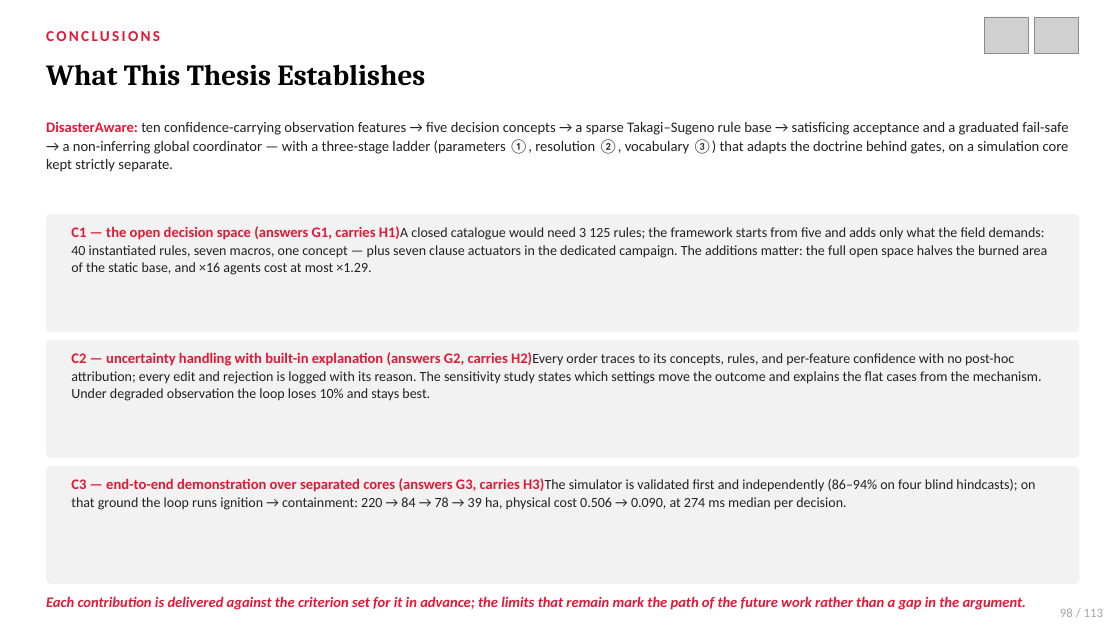
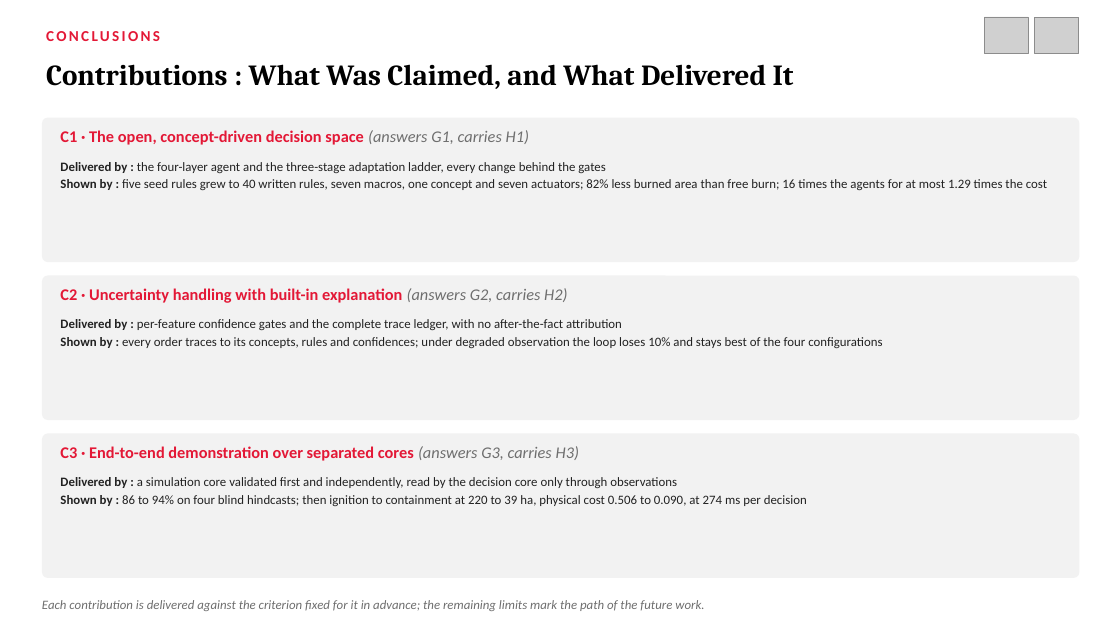
Before and after one commit to northwind13/Enhanced_DSS, a slide deck: slide 86 of 01_Thesis/DisasterAware_Presentation.pptx (slide 98 before the commit). Drawn at 1120x630 pixels with LibreOffice and Linux fonts; fonts in the diff are those of the drawing; grey boxes stand for pictures. Boxes give left, top, right and bottom in pixels: in the first picture for what was removed or moved away, otherwise in the second. Text is boxed around its words. In the diff, an @@ line names an element or a change of style, - is before the commit and + after.

```diff
--- a/01_Thesis/DisasterAware_Presentation.pptx
+++ b/01_Thesis/DisasterAware_Presentation.pptx
@@ text at <box>46,64,794,89</box>: text changed @@
-What This Thesis Establishes
+Contributions : What Was Claimed, and What Delivered It
@@ proportions changed in 3 elements at <box>42,434,1080,578</box>, <box>42,276,1080,420</box>, <box>42,118,1080,262</box> @@
@@ rounded rectangle: place and size @@
-rounded rectangle at <box>46,214,1080,332</box>
+rounded rectangle at <box>42,118,1080,262</box>
@@ text removed at <box>46,122,1069,172</box> @@
-DisasterAware: ten confidence-carrying observation features → five decision concepts → a sparse Takagi–Sugeno rule base → satisficing acceptance and a graduated fail-safe → a non-inferring global coordinator — with a three-stage ladder (parameters ①, resolution ②, vocabulary ③) that adapts the doctrine behind gates, on a simulation core kept strictly separate.
@@ text added at <box>60,130,529,145</box>, 14 pt, text #E31836, bold @@
+C1 · The open, concept-driven decision space (answers G1, carries H1)
@@ text added at <box>60,162,1047,190</box>, 11 pt, text #222222 @@
+Delivered by : the four-layer agent and the three-stage adaptation ladder, every change behind the gates
+Shown by : five seed rules grew to 40 written rules, seven macros, one concept and seven actuators; 82% less burned area than free burn; 16 times the agents for at most 1.29 times the cost
@@ text removed at <box>71,226,1047,275</box> @@
-C1 — the open decision space (answers G1, carries H1)A closed catalogue would need 3 125 rules; the framework starts from five and adds only what the field demands: 40 instantiated rules, seven macros, one concept — plus seven clause actuators in the dedicated campaign. The additions matter: the full open space halves the burned area of the static base, and ×16 agents cost at most ×1.29.
@@ rounded rectangle: place and size @@
-rounded rectangle at <box>46,340,1080,458</box>
+rounded rectangle at <box>42,276,1080,420</box>
@@ text added at <box>60,288,567,303</box>, 14 pt, text #E31836, bold @@
+C2 · Uncertainty handling with built-in explanation (answers G2, carries H2)
@@ text at <box>60,319,882,348</box>: text changed; size 12 to 11 pt @@
-C2 — uncertainty handling with built-in explanation (answers G2, carries H2)Every order traces to its concepts, rules, and per-feature confidence with no post-hoc attribution; every edit and rejection is logged with its reason. The sensitivity study states which settings move the outcome and explains the flat cases from the mechanism. Under degraded observation the loop loses 10% and stays best.
+Delivered by : per-feature confidence gates and the complete trace ledger, with no after-the-fact attribution
+Shown by : every order traces to its concepts, rules and confidences; under degraded observation the loop loses 10% and stays best of the four configurations
@@ rounded rectangle: place and size @@
-rounded rectangle at <box>46,466,1080,584</box>
+rounded rectangle at <box>42,434,1080,578</box>
@@ text added at <box>60,446,579,461</box>, 14 pt, text #E31836, bold @@
+C3 · End-to-end demonstration over separated cores (answers G3, carries H3)
@@ text at <box>60,477,807,506</box>: text changed; size 12 to 11 pt @@
-C3 — end-to-end demonstration over separated cores (answers G3, carries H3)The simulator is validated first and independently (86–94% on four blind hindcasts); on that ground the loop runs ignition → containment: 220 → 84 → 78 → 39 ha, physical cost 0.506 → 0.090, at 274 ms median per decision.
+Delivered by : a simulation core validated first and independently, read by the decision core only through observations
+Shown by : 86 to 94% on four blind hindcasts; then ignition to containment at 220 to 39 ha, physical cost 0.506 to 0.090, at 274 ms per decision
@@ text at <box>42,600,704,611</box>: text changed; size 12.5 to 11 pt; text colour #E31836 to #6E6E6E; bold off @@
-Each contribution is delivered against the criterion set for it in advance; the limits that remain mark the path of the future work rather than a gap in the argument.
+Each contribution is delivered against the criterion fixed for it in advance; the remaining limits mark the path of the future work.
@@ text removed at <box>1060,608,1104,617</box> @@
-98 / 113
```
Also in this commit, not shown: 67 other slides changed, 20 slides added, 44 slides removed, 15 other files.
